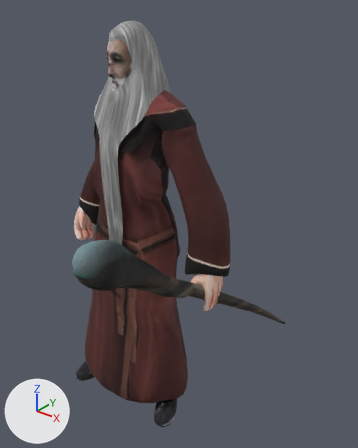
Renders of the FBX model bin/data/Units/Wizard/Wizard.fbx from each side of a commit.
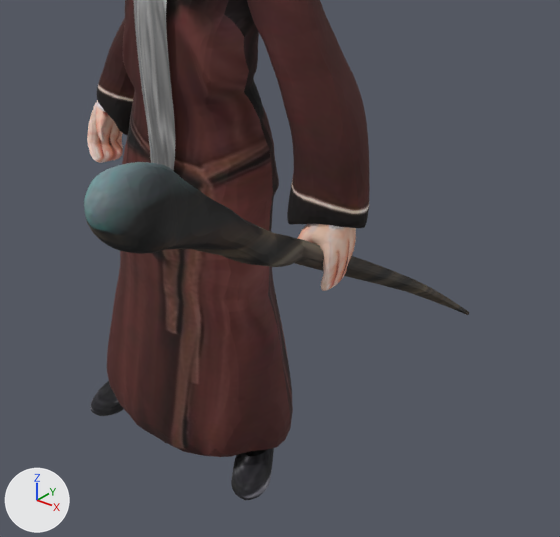
Each version is shown whole from a 50 mm lens placed at (2.83, -2.72, 3.76), pointed at (0.43, 0.28, 1.9), then close up on the part from 7% to 94% of the width and 33% to 100% of the height. The lights are fixed; the arrows at lower left show +X, +Y and +Z. The first two pictures are the older version. Where no turn or scale is listed for an object, it has been applied to the vertices. Vertices at exactly the same position are counted once.

Names of what the first close-up shows: 'Wizard.002'.
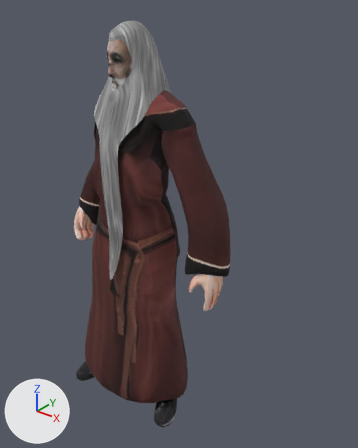
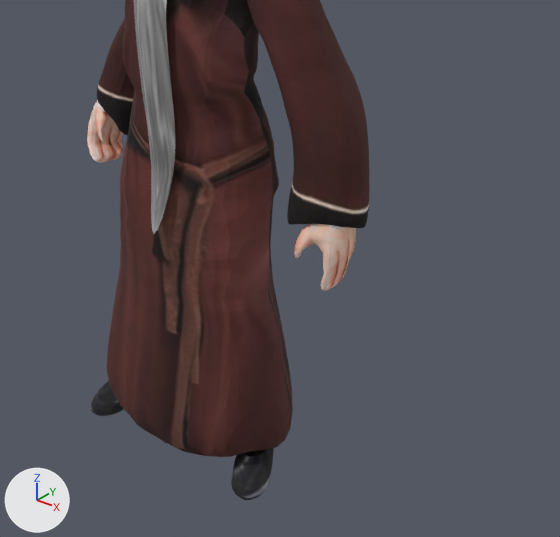
Location of each change, [x1, y1, x2, y2] in pixels of the close-ups (560 x 537 px; the box of a moved part takes in the faces that stretch with it):
'Wizard.002', reshaped: before [84, 0, 469, 500]; after [87, 0, 370, 500]
part 1 of me_wizard_002, deleted: before [84, 162, 469, 315]
part 2 of me_wizard_002, moved or reshaped: before [297, 238, 346, 291]; after [294, 238, 346, 291]

The change, as a diff of the scene's bpy script:
```diff
--- a/bin/data/Units/Wizard/Wizard.fbx.py
+++ b/bin/data/Units/Wizard/Wizard.fbx.py
@@ me_wizard_002 @@
 # used by ob_wizard_002; location = (0.0, -0.087, 0.0)
-me_wizard_002.from_pydata(...)  # 11612 vertices, 11448 faces; spans x -0.63..1.1, y -1.05..1.29, z 0.0..3.52
+me_wizard_002.from_pydata(...)  # 10667 vertices, 10512 faces; spans x -0.63..1.09, y -0.26..0.63, z 0.0..3.52
+# me_wizard_002 part 1: the loose piece of 945 vertices spanning x 0.66..1.1, y -1.05..1.29, z 0.6..2.39 is deleted
+# me_wizard_002 part 2: 41 vertices moved within x 0.85..1.01, y -0.04..0.19, z 1.45..1.67
+# other edits to the shape of me_wizard_002 do not show in these pictures
 me_wizard_002.materials.append(mat_material_002)
-me_wizard_002.materials.append(mat_stl_001)  # picture img_uvwand_png
```
